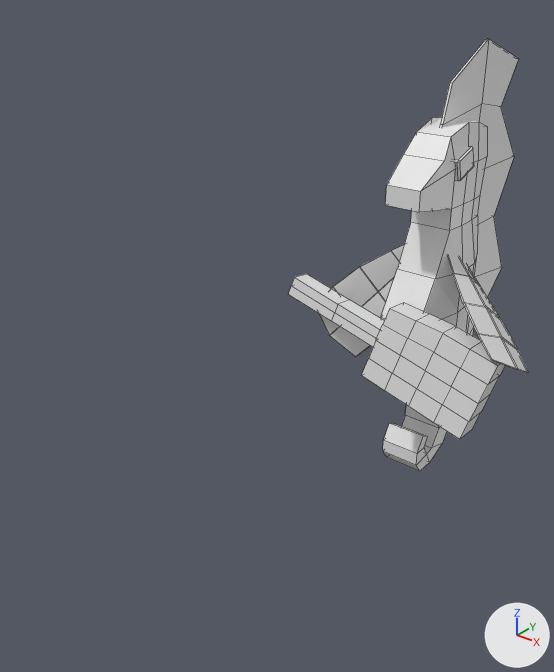
The Blender file 3d_models/placeholders/enemies/seahorse.blend: old version first, new version second.
One viewpoint serves both versions: a 50 mm camera at (2.57, -5.14, 3.77) aimed at (-0.36, -1.48, 1.51). The lights are fixed; the arrows at lower right show +X, +Y and +Z. The picture after the commit comes second. Mesh edges are drawn as thin lines.
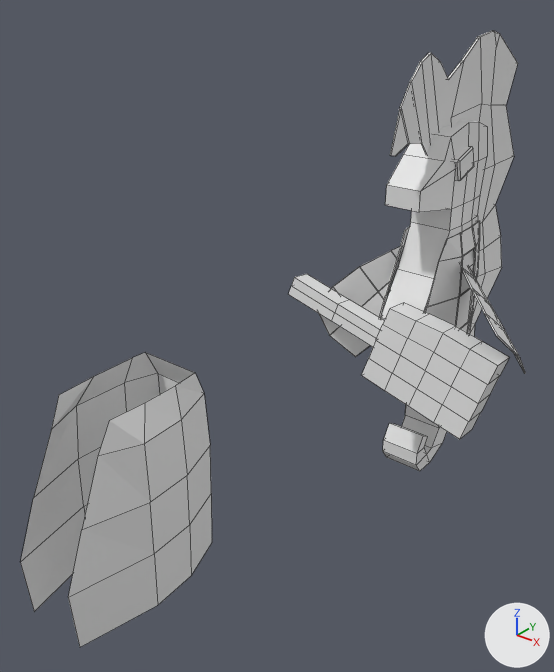
Pixel boxes [x1, y1, x2, y2] of what changed, in the pictures (554 x 672 px):
'Cube.002-noimp', added
    after: [20, 352, 212, 647]
'Plane', reshaped
    before: [440, 39, 518, 336]
    after: [390, 31, 518, 336]
'Cube.001', added
    after: [379, 221, 480, 334]
'Plane.001', moved, turned
    before: [447, 255, 529, 373]
    after: [460, 262, 526, 374]

What changed in the scene script:
```text
Change me_plane:
    used by ob_plane; location = (0.0, 0.685, 1.33); rotation_euler = (0.0, 1.571, 0.0), in degrees (0, 90, 0); scale = (1.41, 0.577, 1.0)
    remove me_plane.from_pydata(...)  # 43 vertices, 40 faces; spans x -1.38..1.08, y -1.4..1.28, z -0.02..0.0
    add me_plane.from_pydata(...)  # 113 vertices, 106 faces; spans x -1.42..1.08, y -2.55..1.28, z -0.02..0.03
    me_plane part 1
    11 vertices are removed from x -1.38..-0.33, y -1.25..0.69, z -0.02..0.0
    36 faces are deleted
    6 vertices move from x -1.25..-0.67, y -1.4..0.86, z -0.02..0.0 to x -1.22..-0.67, y -0.8..0.86, z -0.02..0.0
    81 vertices are added at x -1.42..1.04, y -2.55..1.06, z -0.02..0.03
    102 new faces join them
Add me_cube_002:
    me_cube_002.from_pydata(...)  # 44 vertices, 28 faces, 2 loose edges; spans x -2.2..2.2, y -24.1..-15.3, z 17.7..37.1
Add me_cube_001:
    me_cube_001.from_pydata(...)  # 44 vertices, 26 faces, 2 loose edges; spans x -1.4..2.9, y -6.8..2.0, z -18.4..1.0
Change ob_plane_001:
    ob_plane_001.location: (0.553, -0.234, 1.513) -> (0.553, -0.171, 1.513)
    ob_plane_001.rotation_euler: (-0.603, 0.543, -0.569) -> (-0.897, 0.346, -0.697)  # degrees (-35, 31, -33) -> degrees (-51, 20, -40)
Add ob_cube_002_noimp:
    ob_cube_002_noimp = bpy.data.objects.new('Cube.002-noimp', me_cube_002)
    ob_cube_002_noimp.location = (0.0, 0.0, 0.0)
    ob_cube_002_noimp.rotation_euler = (0.304, 0.0, 0.0)  # degrees (17, 0, 0)
    ob_cube_002_noimp.scale = (0.128, 0.134, 0.0923)
Add ob_cube_001:
    ob_cube_001 = bpy.data.objects.new('Cube.001', me_cube_001)
    ob_cube_001.location = (-0.092, -0.038, 2.483)
    ob_cube_001.rotation_euler = (0.304, 0.0, 0.0)  # degrees (17, 0, 0)
    ob_cube_001.scale = (0.128, 0.134, 0.0923)
    _m = ob_cube_001.modifiers.new('Solidify', 'SOLIDIFY')
    _m.thickness = 0.07
```
